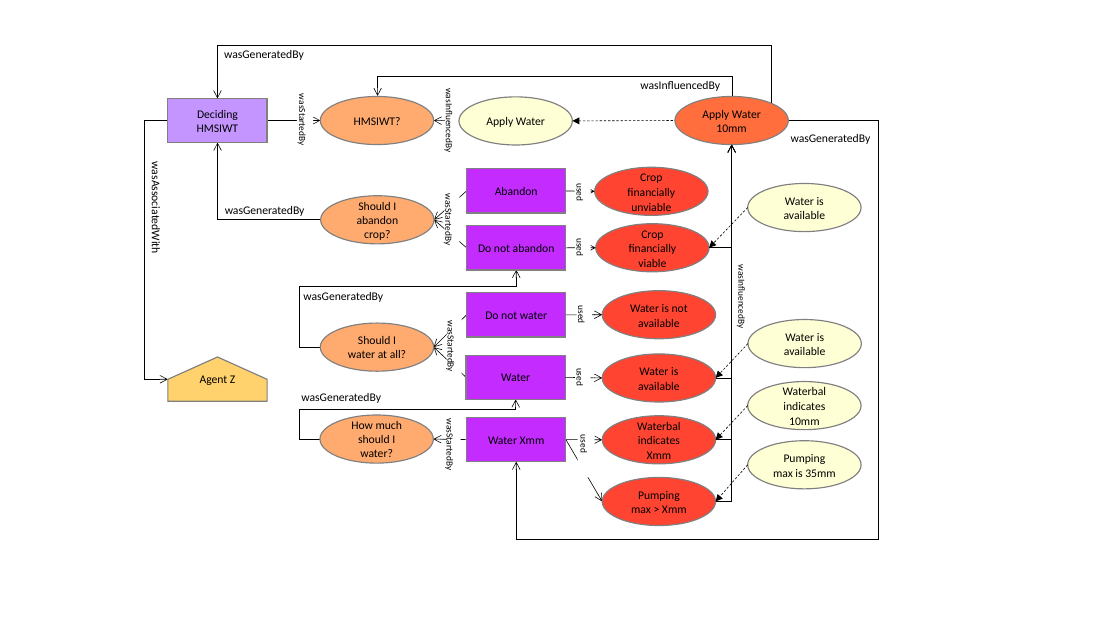
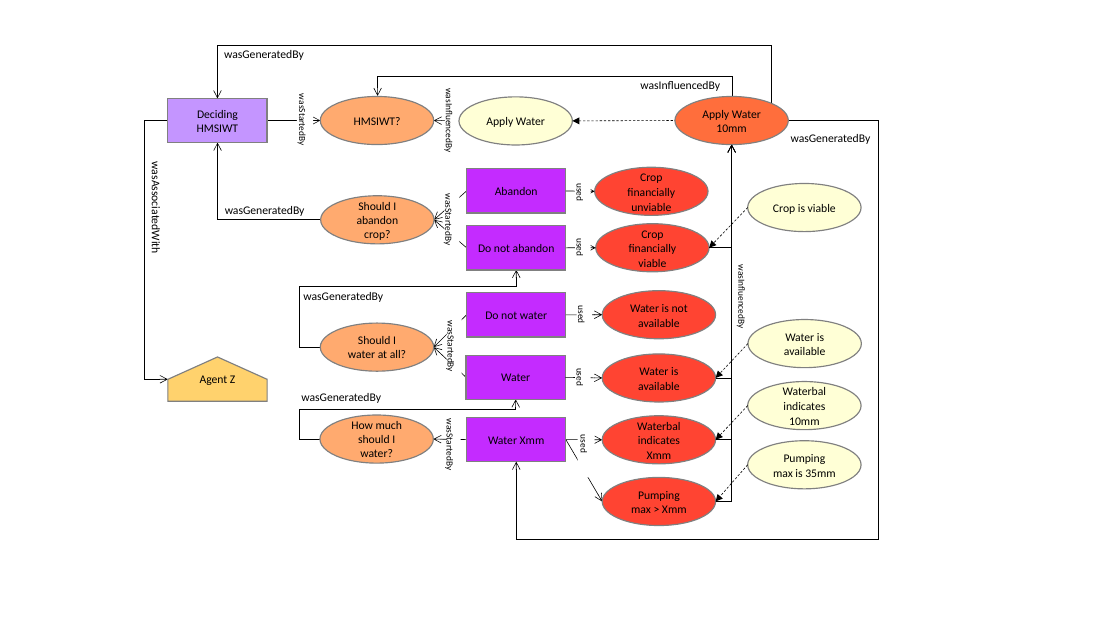
Before and after one commit to nicholascar/decprov-ont, a slide deck: slide 10 of images/diagrams.pptx. Drawn at 1120x630 pixels with LibreOffice and Linux fonts; fonts in the diff are those of the drawing. Boxes give left, top, right and bottom in pixels: in the first picture for what was removed or moved away, otherwise in the second. Text is boxed around its words. In the diff, an @@ line names an element or a change of style, - is before the commit and + after.

```diff
--- a/images/diagrams.pptx
+++ b/images/diagrams.pptx
@@ text in ellipse at bbox=[773, 204, 836, 214]: text changed @@
-Water is available
+Crop is viable
```
Also in this commit, not shown: 1 other file.
